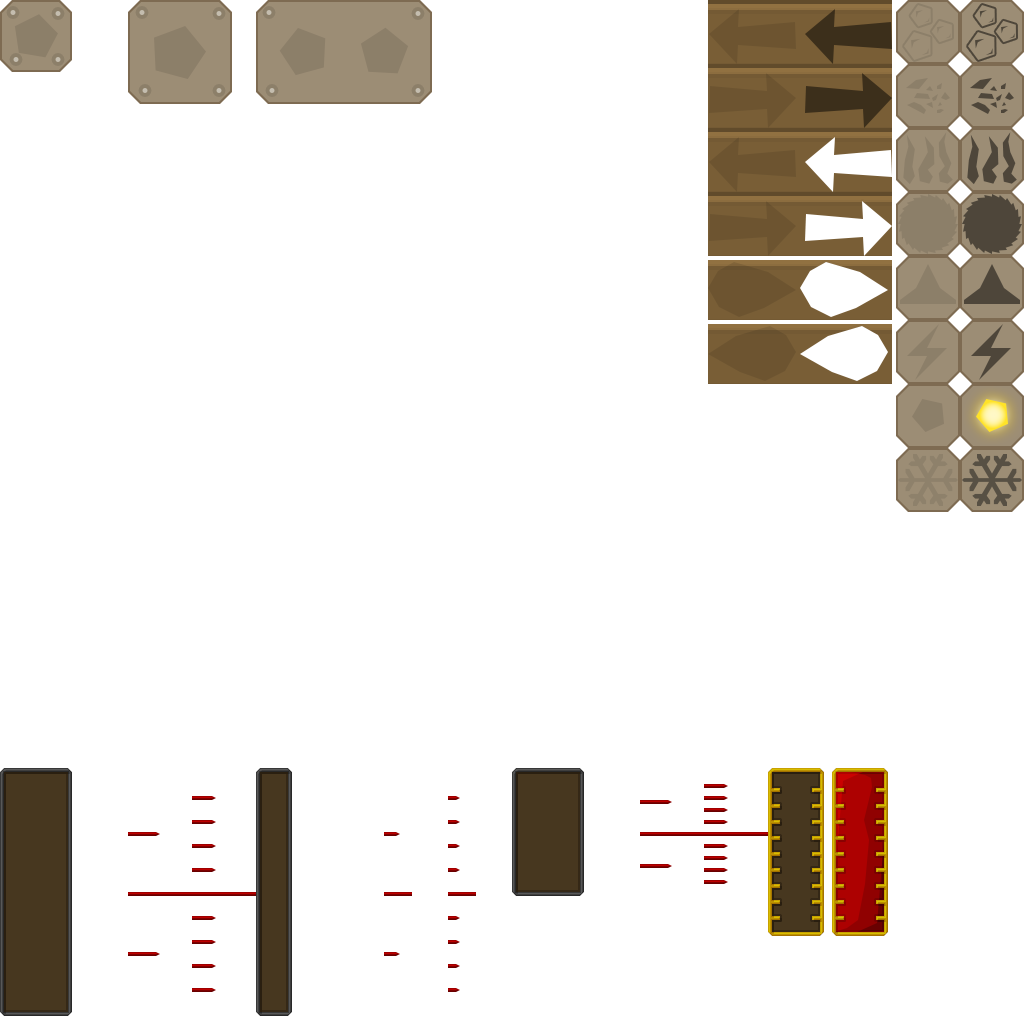
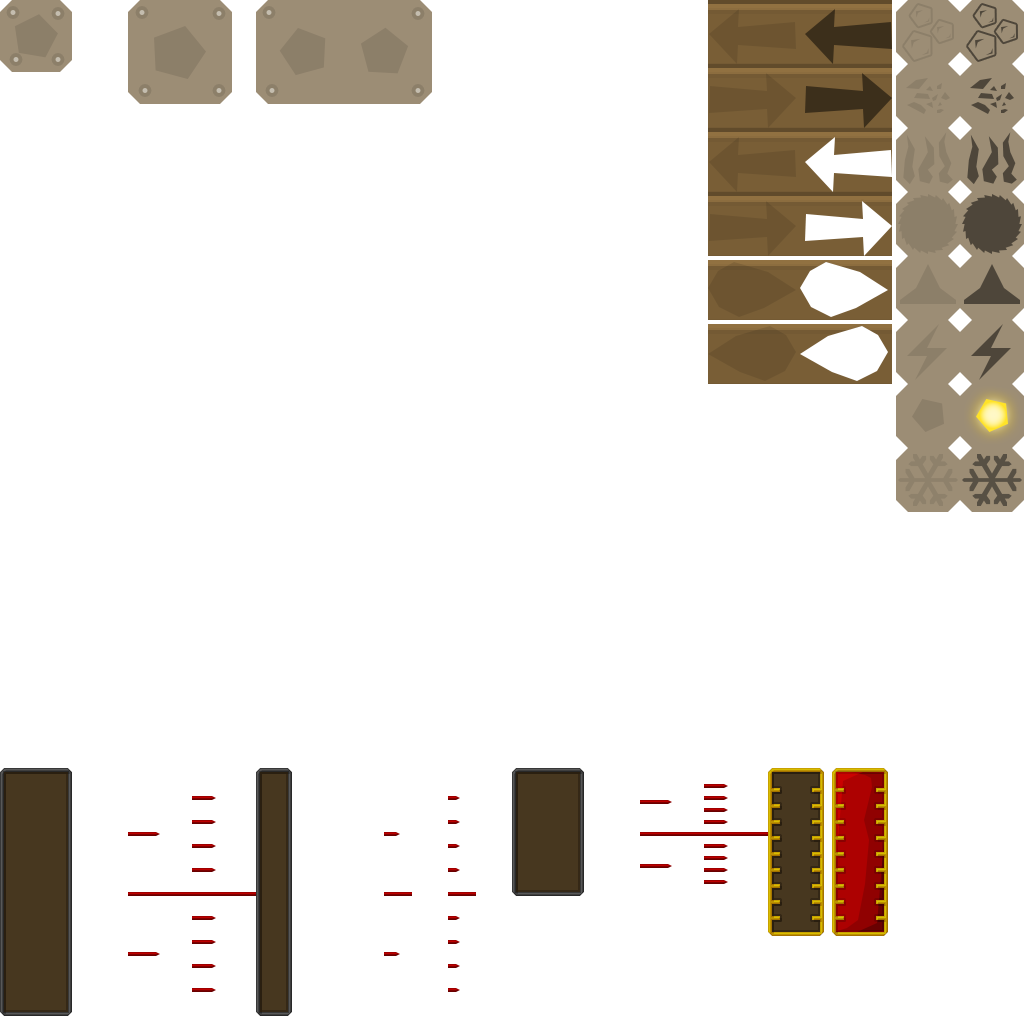
Layer changes from the first 1024 x 1024 image to the second:
pixels changed over [0, 0, 1024, 512] (layer not identified)
